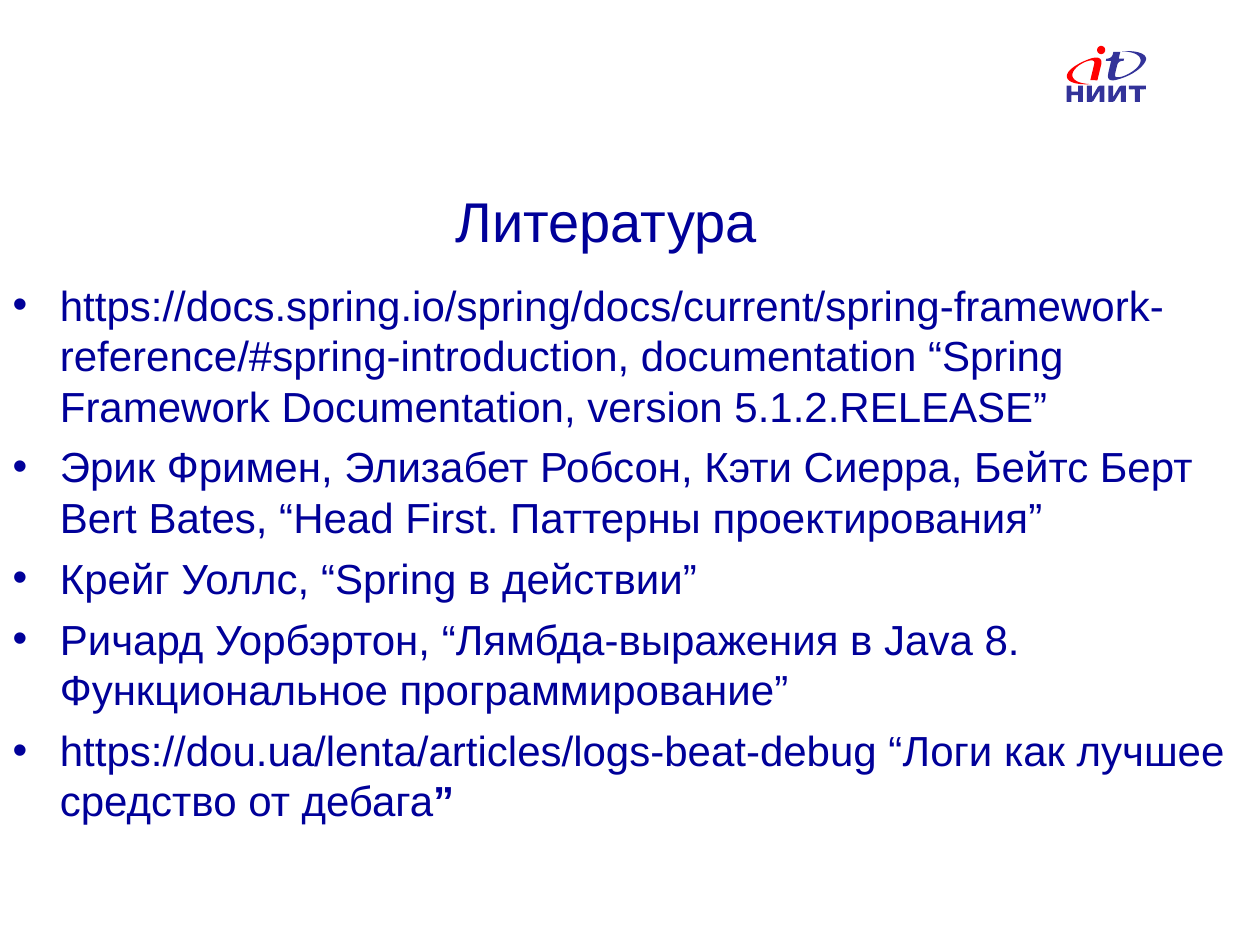
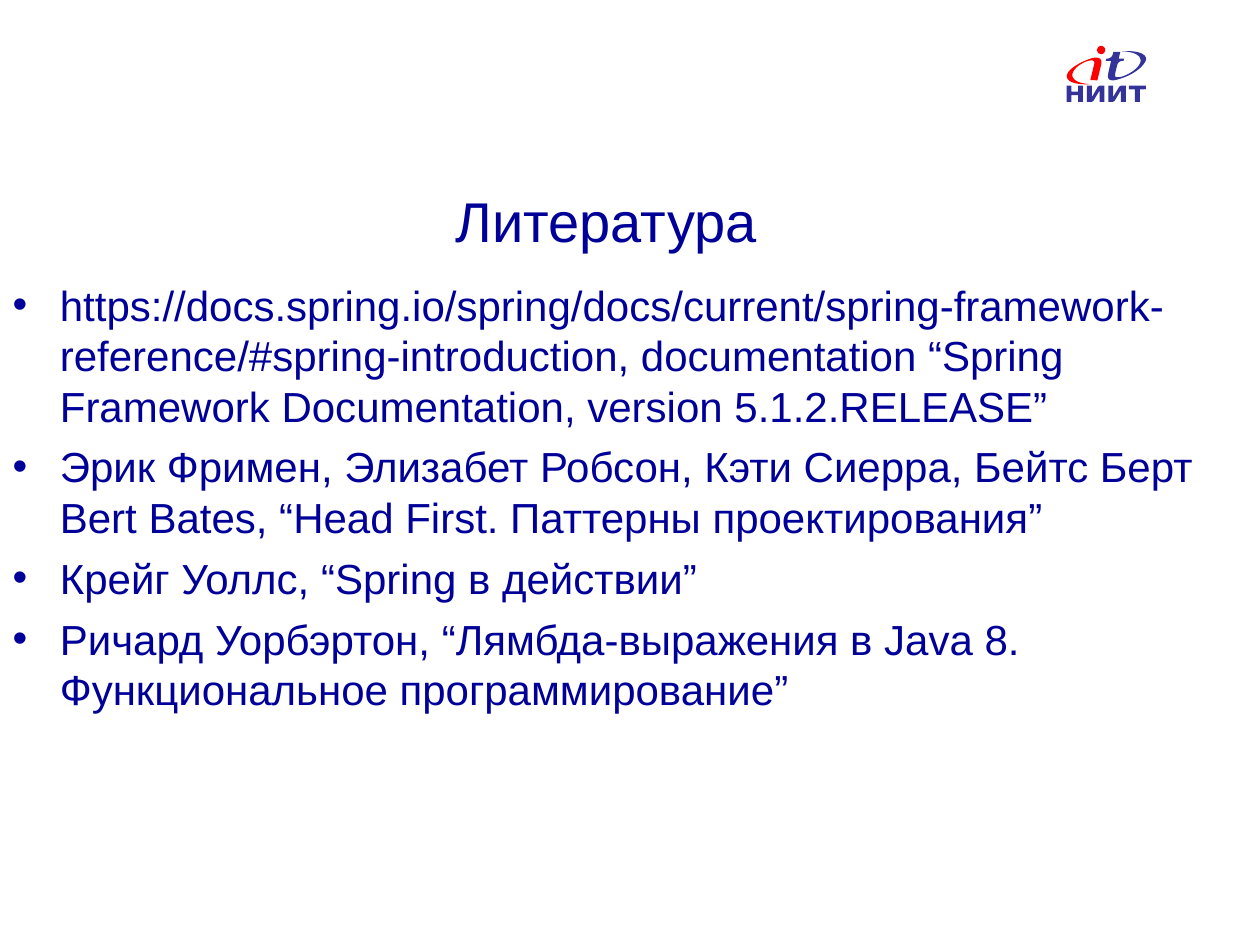
Before and after one commit to AndreyAMolkov/ProgramModelBank, a slide deck: slide 10 of BKP/molkov_bank_new.ppt (slide 9 before the commit). Drawn at 1260x945 pixels with LibreOffice and Linux fonts; fonts in the diff are those of the drawing; background and template pictures are left out. Boxes give left, top, right and bottom in pixels: in the first picture for what was removed or moved away, otherwise in the second. Text is boxed around its words. In the diff, an @@ line names an element or a change of style, - is before the commit and + after.

```diff
--- a/BKP/molkov_bank_new.ppt
+++ b/BKP/molkov_bank_new.ppt
@@ text at (60,735,1225,825): paragraph removed @@
-• https://dou.ua/lenta/articles/logs-beat-debug “Логи как лучшее средство от дебага”
```
Also in this commit, not shown: 3 other slides changed, 1 slide added, 3 other files.
